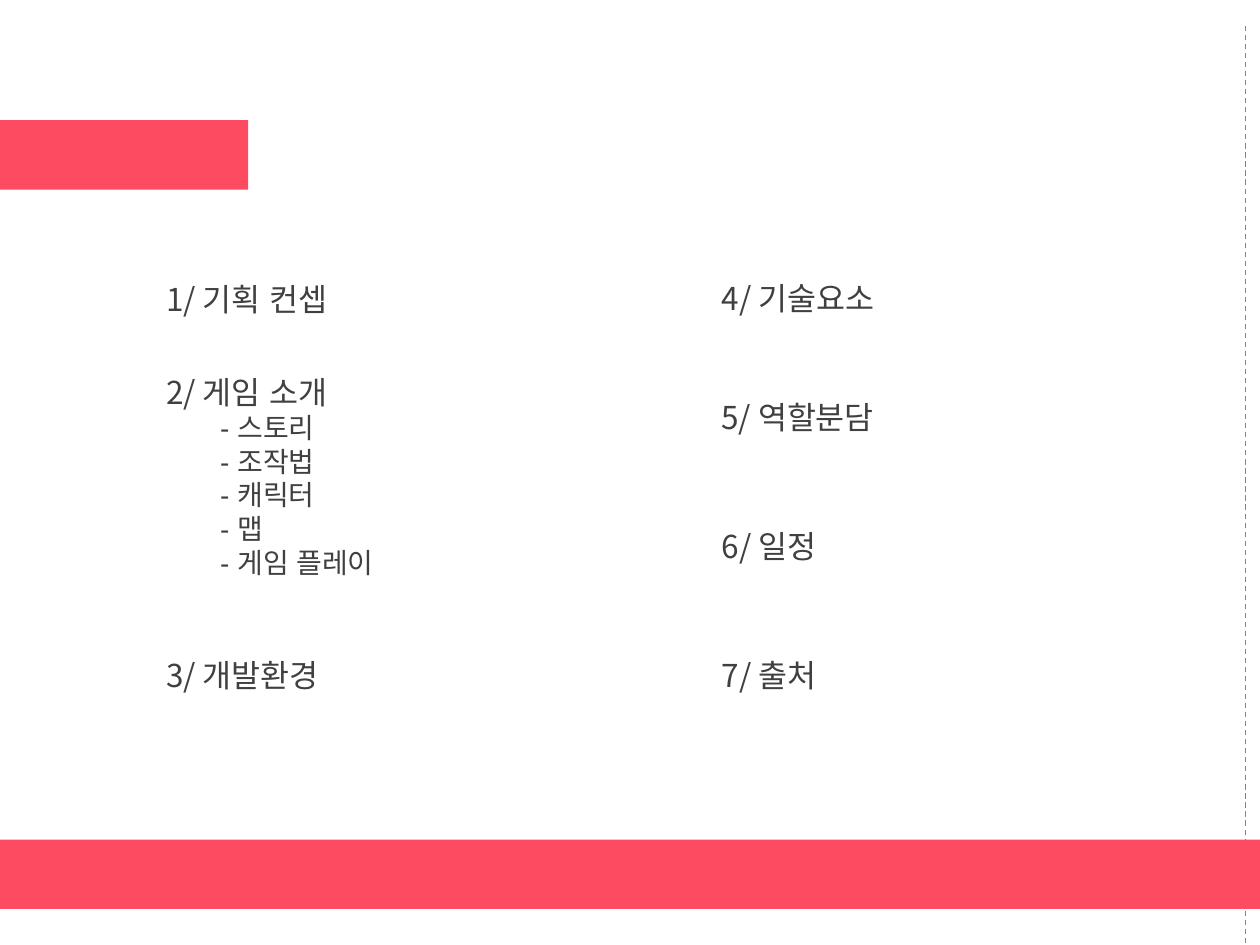
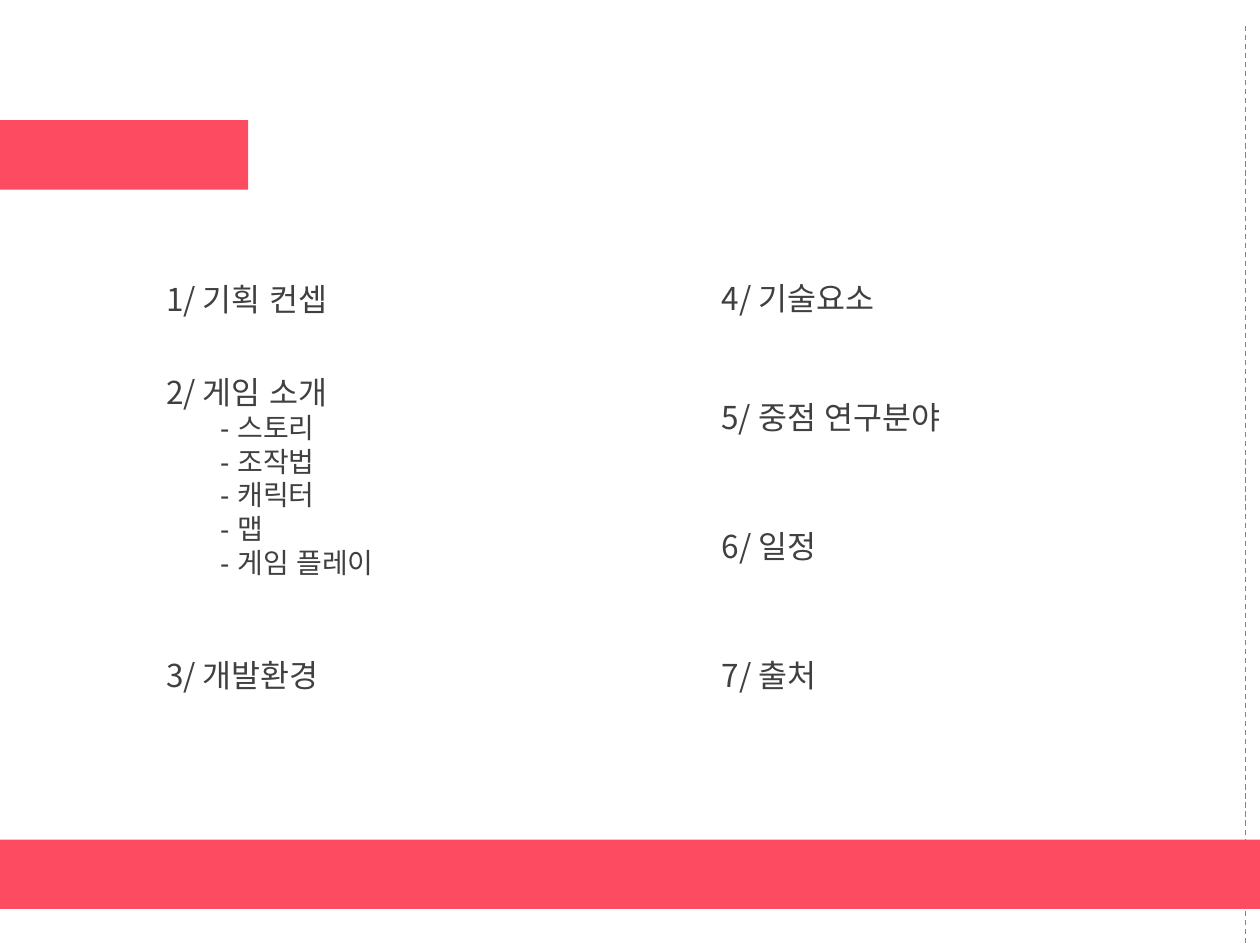
Before and after one commit to haeunjung/Team_Project, a slide deck: slide 2 of 기획문서/게임 제안서.pptx. Drawn at 1260x945 pixels with LibreOffice and Linux fonts; fonts in the diff are those of the drawing. Boxes give left, top, right and bottom in pixels: in the first picture for what was removed or moved away, otherwise in the second. Text is boxed around its words. In the diff, an @@ line names an element or a change of style, - is before the commit and + after.

Commit message:
11.30
역할분담 부분 수정

```diff
--- a/기획문서/게임 제안서.pptx
+++ b/기획문서/게임 제안서.pptx
@@ text at (x1=721, y1=403, x2=941, y2=435): text changed @@
-5/ 역할분담
+5/ 중점 연구분야
```
Also in this commit, not shown: 1 other slide changed.
